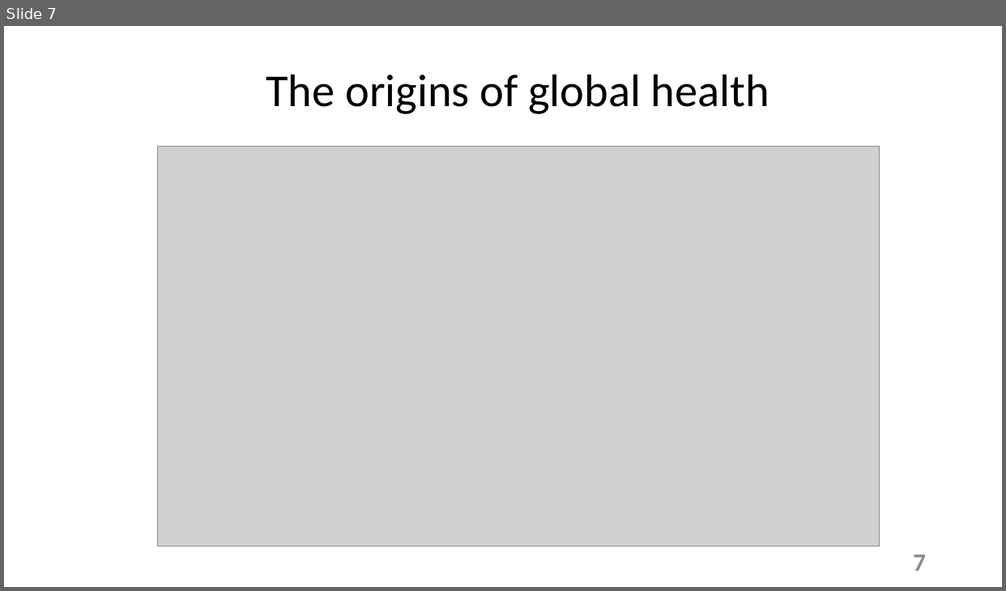
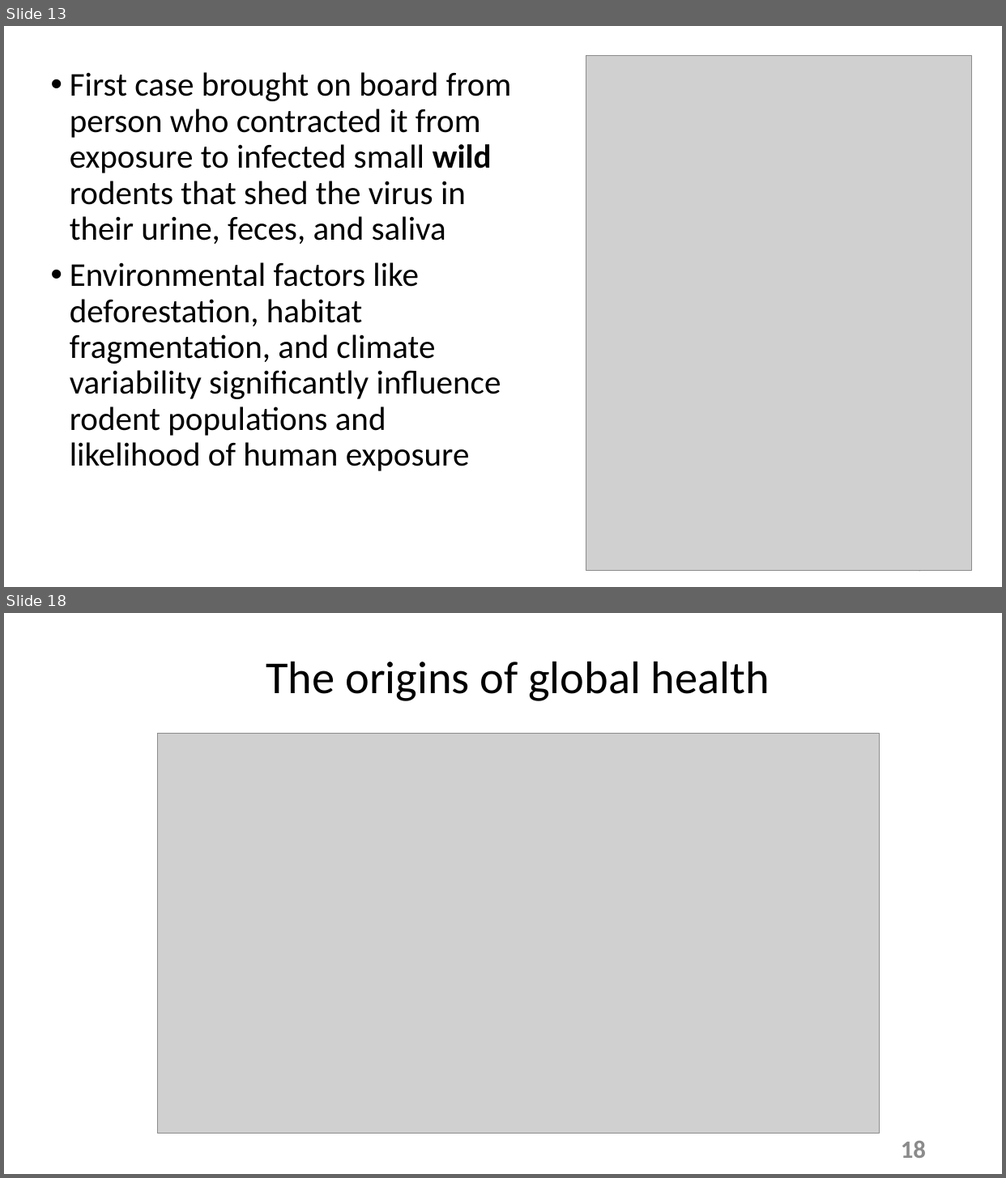
Before and after one commit to tstallins/tstallins.github.io, a slide deck: courses/261/introonline.pptx. Shown one above the other, each under a label of ours: slide 7 before the commit, slides 13 and 18 after it; the slides between them are not shown. The pictures are 1006x591 and 1006x1178 pixels, drawn with LibreOffice and Linux fonts; fonts in the diff are those of the drawing; grey boxes stand for pictures. Boxes give left, top, right and bottom in pixels: in the first picture for what was removed or moved away, otherwise in the second. Text is boxed around its words. In the diff, an @@ line names an element or a change of style, - is before the commit and + after.

```diff
--- a/courses/261/introonline.pptx
+++ b/courses/261/introonline.pptx
@@ slide 13 added at [4,26,1002,587], background #FFFFFF @@
@@ text added at [70,72,512,472], 32 pt, text #000000 @@
+• First case brought on board from person who contracted it from exposure to infected small wild rodents that shed the virus in their urine, feces, and saliva
+• Environmental factors like deforestation, habitat fragmentation, and climate variability significantly influence rodent populations and likelihood of human exposure
@@ picture added at [586,55,972,570] @@
@@ page number added at [901,570,926,578], 24 pt, text #8C8C8C, bold @@
+13
@@ what was slide 7 is now slide 18 @@
@@ page number at [901,1141,926,1158]: text changed @@
-7
+18
```
Also in this commit, not shown: 16 other slides added, 6 slides removed, 1 other file.
